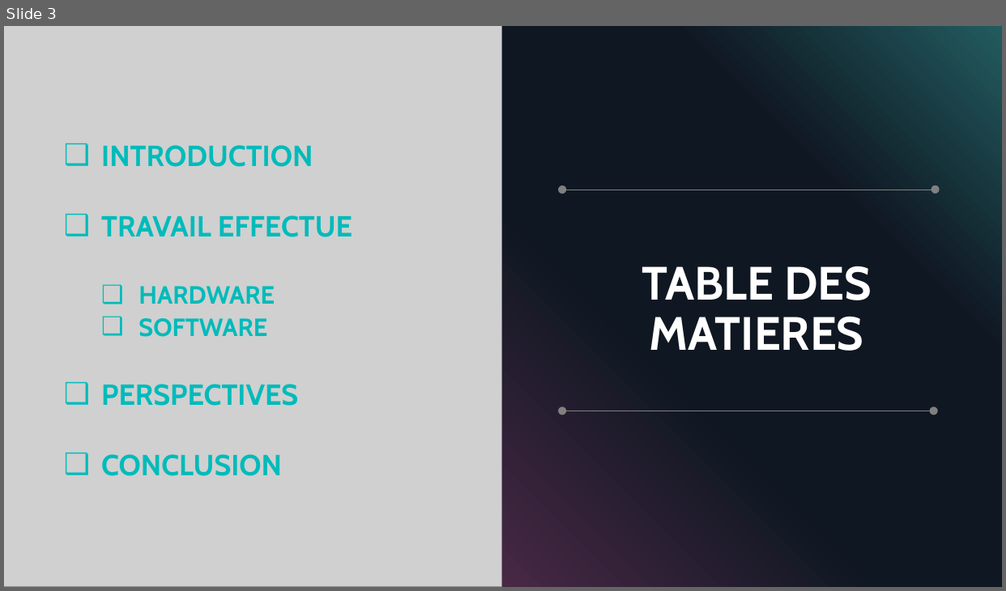
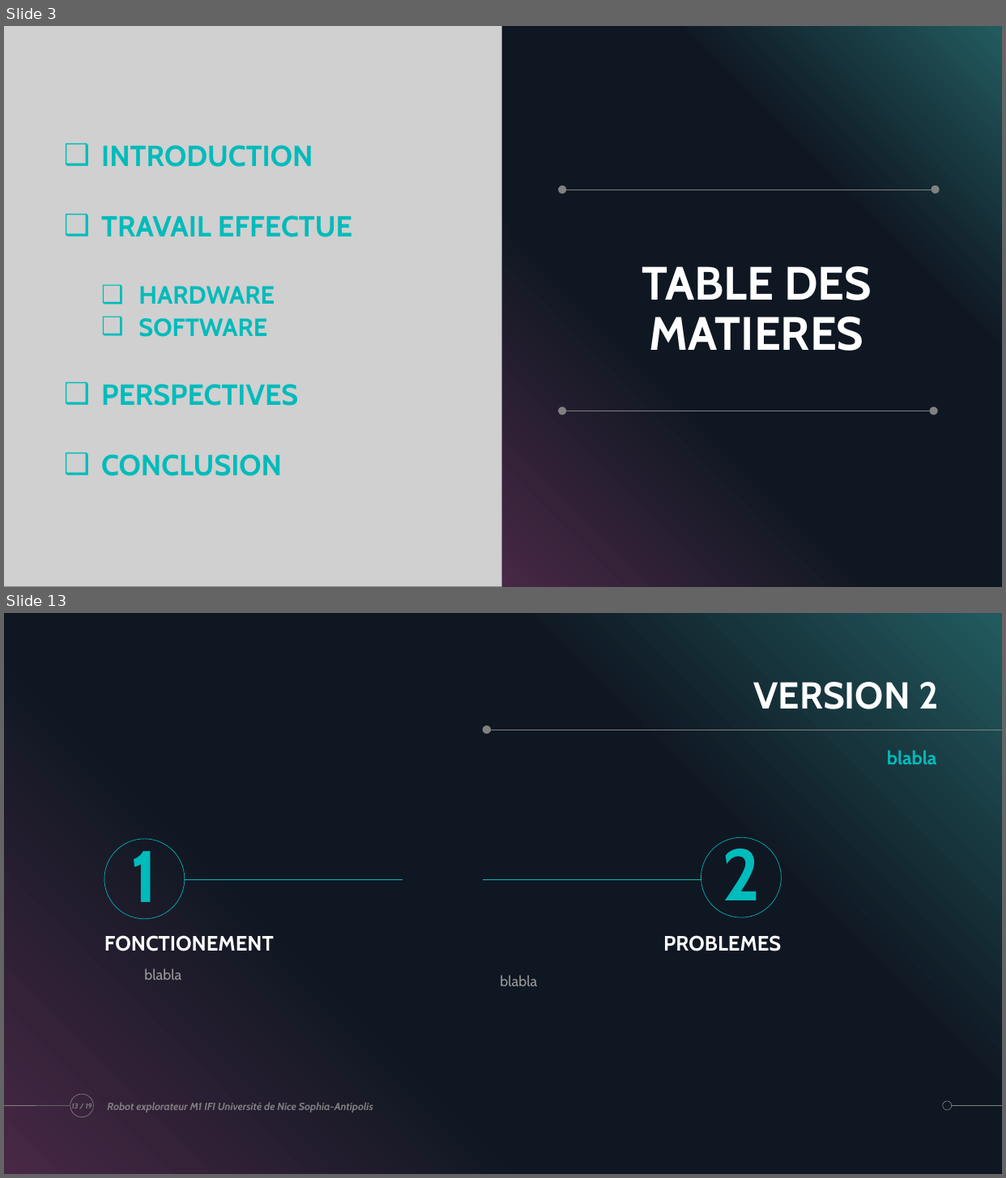
Before and after one commit to ChloeMaccarinelli/TER_M1_S2, a slide deck: doc/Diapo_LOTFI_MACCARINELLI_MARION.pptx. Shown one above the other, each under a label of ours: slide 3 before the commit, slides 3 and 13 after it; the slides between them are not shown. The pictures are 1006x591 and 1006x1178 pixels, drawn with LibreOffice and Linux fonts; fonts in the diff are those of the drawing; grey boxes stand for pictures. Boxes give left, top, right and bottom in pixels: in the first picture for what was removed or moved away, otherwise in the second. Text is boxed around its words. In the diff, an @@ line names an element or a change of style, - is before the commit and + after.

```diff
--- a/doc/Diapo_LOTFI_MACCARINELLI_MARION.pptx
+++ b/doc/Diapo_LOTFI_MACCARINELLI_MARION.pptx
@@ slide 13 added at (4,613,1002,1174), background #000000; not listed: 3 template elements that a slide beside it also shows @@
@@ rectangle added at (4,613,1002,1174), fill gradient #482845 to #0F1722 to #225B5F @@
@@ title added at (754,682,938,709), 36 pt, text #FFFFFF, bold @@
+VERSION 2
@@ ellipse added at (483,726,492,734), fill #808080 @@
@@ line added from (1002, 730) to (489, 730), #808080 0.5 pt @@
@@ text added at (887,750,937,764), 18 pt, text #00BBBB, bold @@
+blabla
@@ text added at (104,839,185,919), outline #00BBBB 0.5 pt, 70 pt, text none, bold @@
+1
@@ text added at (701,837,781,918), outline #00BBBB 0.5 pt, 70 pt, text none, bold @@
+2
@@ line added from (185, 879) to (403, 879), #00BBBB 0.5 pt @@
@@ line added from (484, 879) to (701, 879), #00BBBB 0.5 pt @@
@@ text added at (104,935,274,952), 20 pt, text #FFFFFF, bold @@
+FONCTIONEMENT
@@ text added at (663,935,781,952), 20 pt, text #FFFFFF, bold @@
+PROBLEMES
@@ text added at (144,969,181,980), 14 pt, text #999999 @@
+blabla
@@ text added at (500,975,537,986), 14 pt, text #999999 @@
+blabla
@@ ellipse added at (70,1094,94,1118), outline #808080 0.5 pt @@
@@ page number added at (72,1104,92,1109), 7 pt, text #808080, bold, italic @@
+13 / 19
@@ text added at (107,1102,373,1113), 10 pt, text #808080, bold, italic @@
+Robot explorateur M1 IFI Université de Nice Sophia-Antipolis
```
Also in this commit, not shown: 8 slides changed, 8 other slides added, 17 slides removed.
